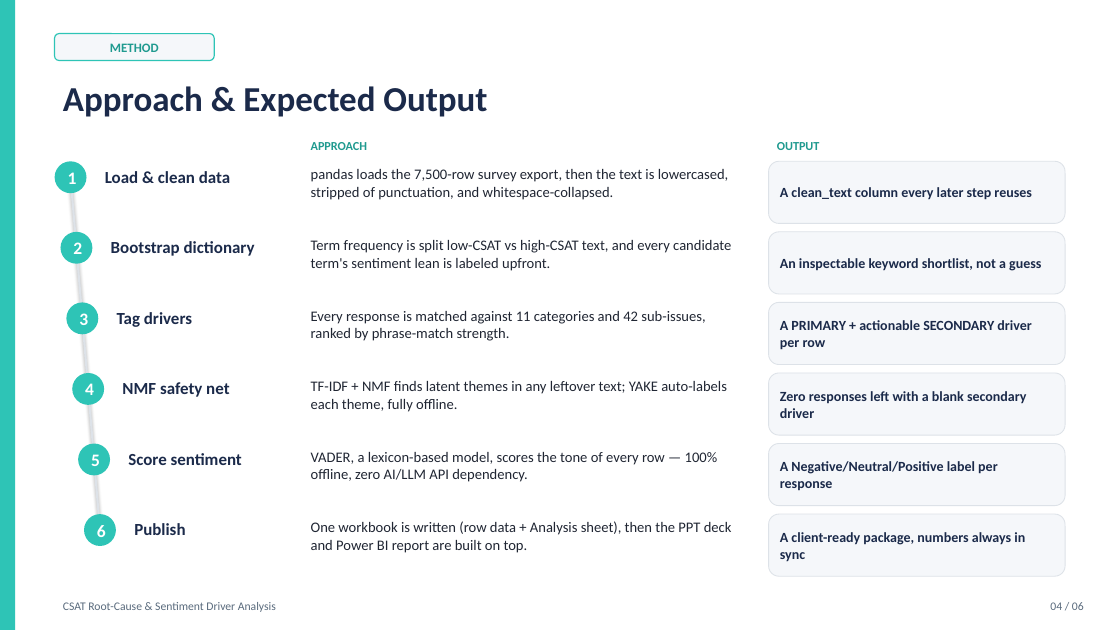
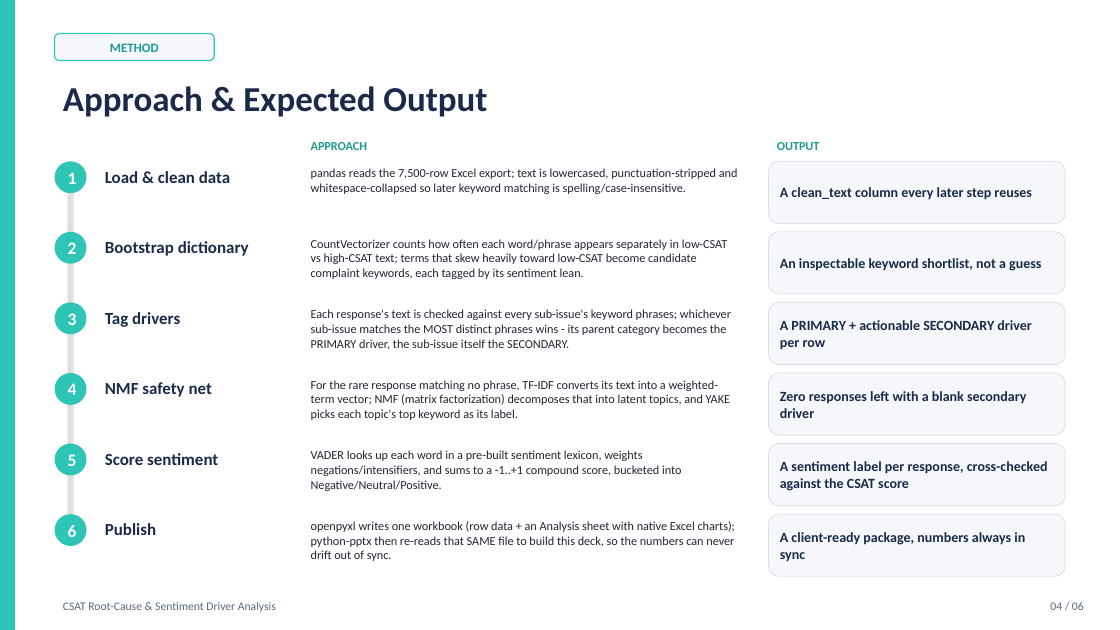
Before and after one commit to rameshpennam/ds-use-cases, a slide deck: slide 4 of usecase1_csat_nlp_rootcause/final_output/usecase1_csat_summary.pptx. Drawn at 1120x630 pixels with LibreOffice and Linux fonts; fonts in the diff are those of the drawing. Boxes give left, top, right and bottom in pixels: in the first picture for what was removed or moved away, otherwise in the second. Text is boxed around its words. In the diff, an @@ line names an element or a change of style, - is before the commit and + after.

```diff
--- a/usecase1_csat_nlp_rootcause/final_output/usecase1_csat_summary.pptx
+++ b/usecase1_csat_nlp_rootcause/final_output/usecase1_csat_summary.pptx
@@ line moved from (71, 177) - (76, 248) to (71, 177) - (71, 248) @@
@@ text at [311, 168, 738, 194]: text changed; size 12.5 to 10.5 pt @@
-pandas loads the 7,500-row survey export, then the text is lowercased, stripped of punctuation, and whitespace-collapsed.
+pandas reads the 7,500-row Excel export; text is lowercased, punctuation-stripped and whitespace-collapsed so later keyword matching is spelling/case-insensitive.
@@ ellipse "2": place and size @@
-ellipse "2" at [60, 232, 92, 264]
+ellipse "2" at [55, 232, 87, 264]
@@ text "Bootstrap dictionary": place and size @@
-text "Bootstrap dictionary" at [111, 241, 255, 256]
+text "Bootstrap dictionary" at [105, 241, 249, 256]
@@ text at [311, 239, 727, 279]: text changed; size 12.5 to 10.5 pt @@
-Term frequency is split low-CSAT vs high-CSAT text, and every candidate term's sentiment lean is labeled upfront.
+CountVectorizer counts how often each word/phrase appears separately in low-CSAT vs high-CSAT text; terms that skew heavily toward low-CSAT become candidate complaint keywords, each tagged by its sentiment lean.
@@ line moved from (76, 248) - (82, 318) to (71, 248) - (71, 318) @@
@@ ellipse "3": place and size @@
-ellipse "3" at [66, 302, 98, 334]
+ellipse "3" at [55, 302, 87, 334]
@@ line moved from (82, 318) - (88, 389) to (71, 318) - (71, 389) @@
@@ text "Tag drivers": place and size @@
-text "Tag drivers" at [117, 312, 192, 327]
+text "Tag drivers" at [105, 312, 180, 327]
@@ text at [311, 309, 731, 350]: text changed; size 12.5 to 10.5 pt @@
-Every response is matched against 11 categories and 42 sub-issues, ranked by phrase-match strength.
+Each response's text is checked against every sub-issue's keyword phrases; whichever sub-issue matches the MOST distinct phrases wins - its parent category becomes the PRIMARY driver, the sub-issue itself the SECONDARY.
@@ ellipse "4": place and size @@
-ellipse "4" at [72, 373, 104, 405]
+ellipse "4" at [55, 373, 87, 405]
@@ line moved from (88, 389) - (94, 460) to (71, 389) - (71, 460) @@
@@ text "NMF safety net": place and size @@
-text "NMF safety net" at [122, 382, 229, 397]
+text "NMF safety net" at [105, 382, 212, 397]
@@ text at [311, 380, 730, 420]: text changed; size 12.5 to 10.5 pt @@
-TF-IDF + NMF finds latent themes in any leftover text; YAKE auto-labels each theme, fully offline.
+For the rare response matching no phrase, TF-IDF converts its text into a weighted-term vector; NMF (matrix factorization) decomposes that into latent topics, and YAKE picks each topic's top keyword as its label.
@@ ellipse "5": place and size @@
-ellipse "5" at [78, 444, 110, 476]
+ellipse "5" at [55, 444, 87, 476]
@@ text "Score sentiment": place and size @@
-text "Score sentiment" at [128, 453, 242, 465]
+text "Score sentiment" at [105, 453, 218, 465]
@@ line moved from (94, 460) - (100, 530) to (71, 460) - (71, 530) @@
@@ text at [311, 450, 681, 491]: text changed; size 12.5 to 10.5 pt @@
-VADER, a lexicon-based model, scores the tone of every row — 100% offline, zero AI/LLM API dependency.
+VADER looks up each word in a pre-built sentiment lexicon, weights negations/intensifiers, and sums to a -1..+1 compound score, bucketed into Negative/Neutral/Positive.
@@ text in rounded rectangle at [780, 461, 1048, 491]: text changed @@
-A Negative/Neutral/Positive label per response
+A sentiment label per response, cross-checked against the CSAT score
@@ ellipse "6": place and size @@
-ellipse "6" at [84, 514, 116, 546]
+ellipse "6" at [55, 514, 87, 546]
@@ text "Publish": place and size @@
-text "Publish" at [134, 523, 185, 535]
+text "Publish" at [105, 523, 156, 535]
@@ text at [311, 521, 735, 561]: text changed; size 12.5 to 10.5 pt @@
-One workbook is written (row data + Analysis sheet), then the PPT deck and Power BI report are built on top.
+openpyxl writes one workbook (row data + an Analysis sheet with native Excel charts); python-pptx then re-reads that SAME file to build this deck, so the numbers can never drift out of sync.
```
Also in this commit, not shown: 1 other slide changed, 9 other files.
